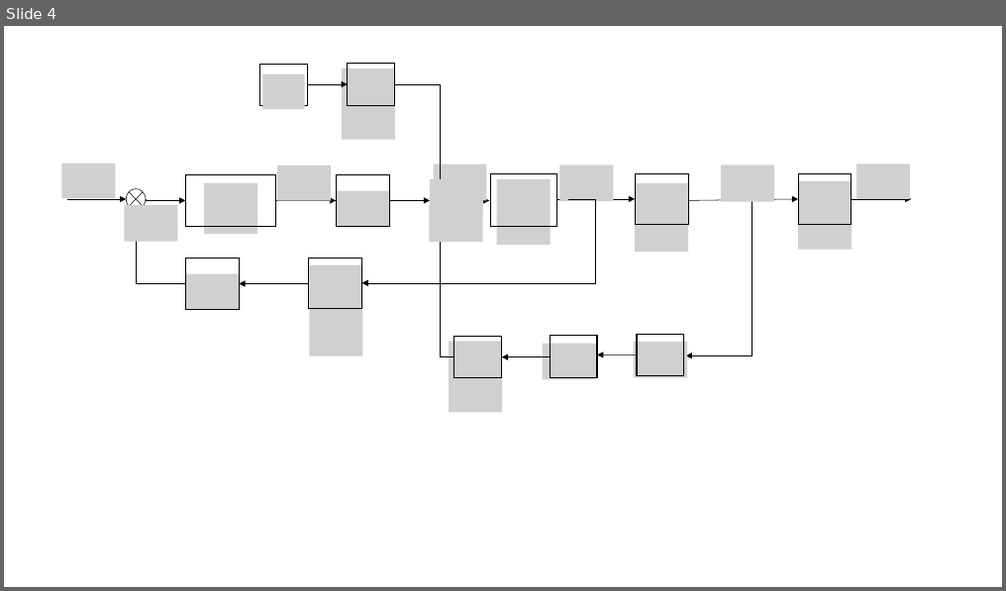
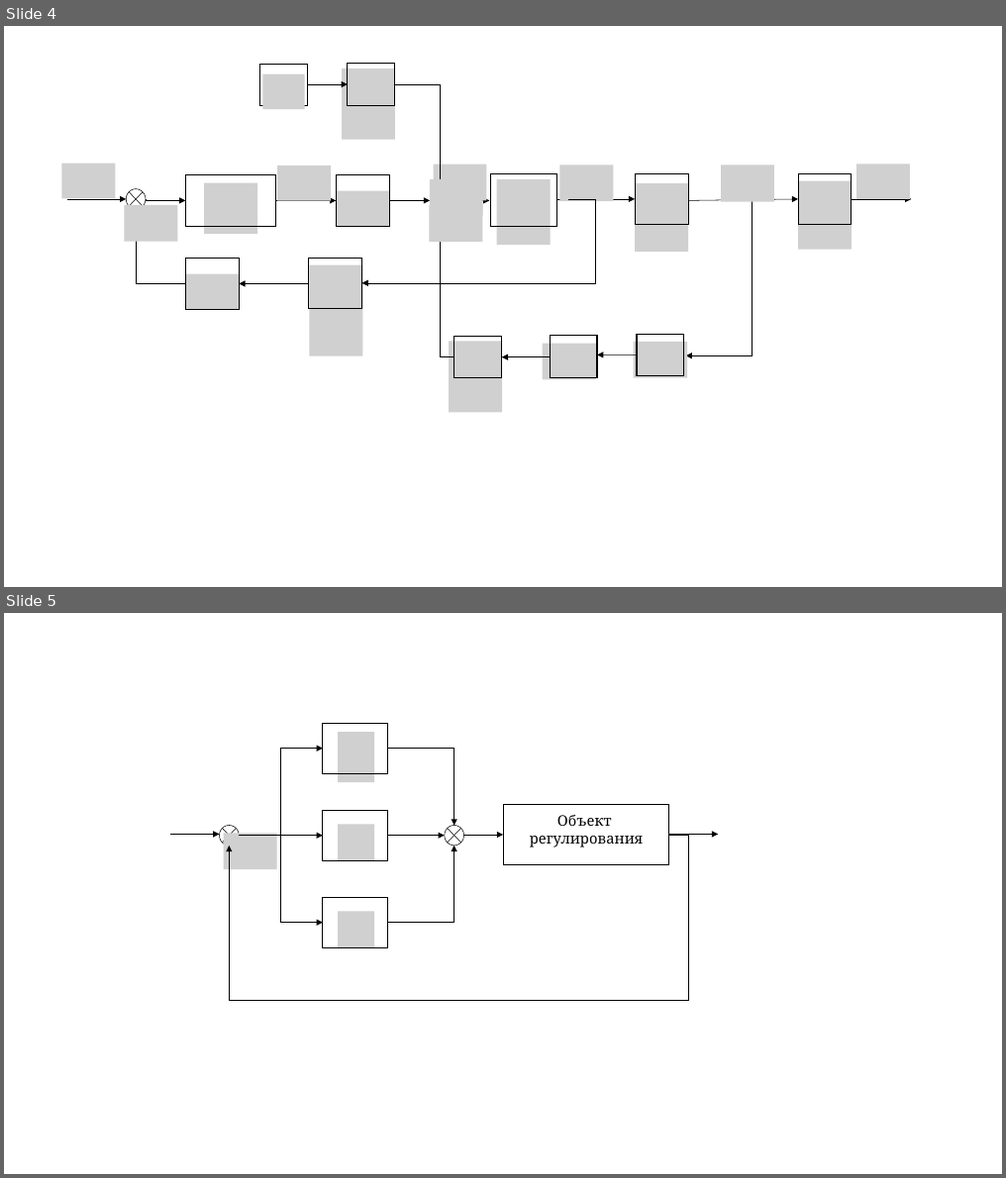
Before and after one commit to orku/graduation_work, a slide deck: txt/schemes.pptx. Shown one above the other, each under a label of ours: slide 4 before the commit, slides 4 and 5 after it. The pictures are 1006x591 and 1006x1178 pixels, drawn with LibreOffice and Linux fonts; fonts in the diff are those of the drawing; grey boxes stand for pictures. Boxes give left, top, right and bottom in pixels: in the first picture for what was removed or moved away, otherwise in the second. Text is boxed around its words. In the diff, an @@ line names an element or a change of style, - is before the commit and + after.

```diff
--- a/txt/schemes.pptx
+++ b/txt/schemes.pptx
@@ slide 5 added at bbox=[4, 613, 1002, 1174], background #FFFFFF @@
@@ rectangle added at bbox=[323, 723, 387, 774], outline #000000 1 pt @@
@@ elbow arrow added from (281, 836) to (323, 749), #000000 0.5 pt @@
@@ picture added at bbox=[338, 732, 374, 783] @@
@@ elbow arrow added from (387, 749) to (453, 826), #000000 0.5 pt @@
@@ rectangle added at bbox=[323, 810, 387, 861], outline #000000 1 pt @@
@@ rectangle added at bbox=[503, 805, 669, 865], outline #000000 1 pt @@
@@ text added at bbox=[530, 815, 643, 848], 14 pt, text #000000 @@
+Объект
+регулирования
@@ arrow added from (170, 835) to (220, 835), #000000 0.5 pt @@
@@ flow chart summing junction added at bbox=[220, 826, 239, 846], outline #000000 0.5 pt @@
@@ picture added at bbox=[224, 833, 276, 869] @@
@@ elbow arrow added from (669, 835) to (230, 846), #000000 0.5 pt @@
@@ elbow arrow added from (239, 836) to (323, 836), #000000 0.5 pt @@
@@ elbow arrow added from (281, 836) to (323, 923), #000000 0.5 pt @@
@@ picture added at bbox=[338, 824, 374, 861] @@
@@ elbow arrow added from (387, 923) to (453, 846), #000000 0.5 pt @@
@@ elbow arrow added from (387, 836) to (445, 836), #000000 0.5 pt @@
@@ flow chart summing junction added at bbox=[445, 826, 463, 846], outline #000000 0.5 pt @@
@@ elbow arrow added from (463, 836) to (503, 835), #000000 0.5 pt @@
@@ arrow added from (669, 835) to (718, 835), #000000 0.5 pt @@
@@ rectangle added at bbox=[323, 897, 387, 949], outline #000000 1 pt @@
@@ picture added at bbox=[338, 912, 374, 949] @@
```
Also in this commit, not shown: 1 slide changed, 9 other files.
